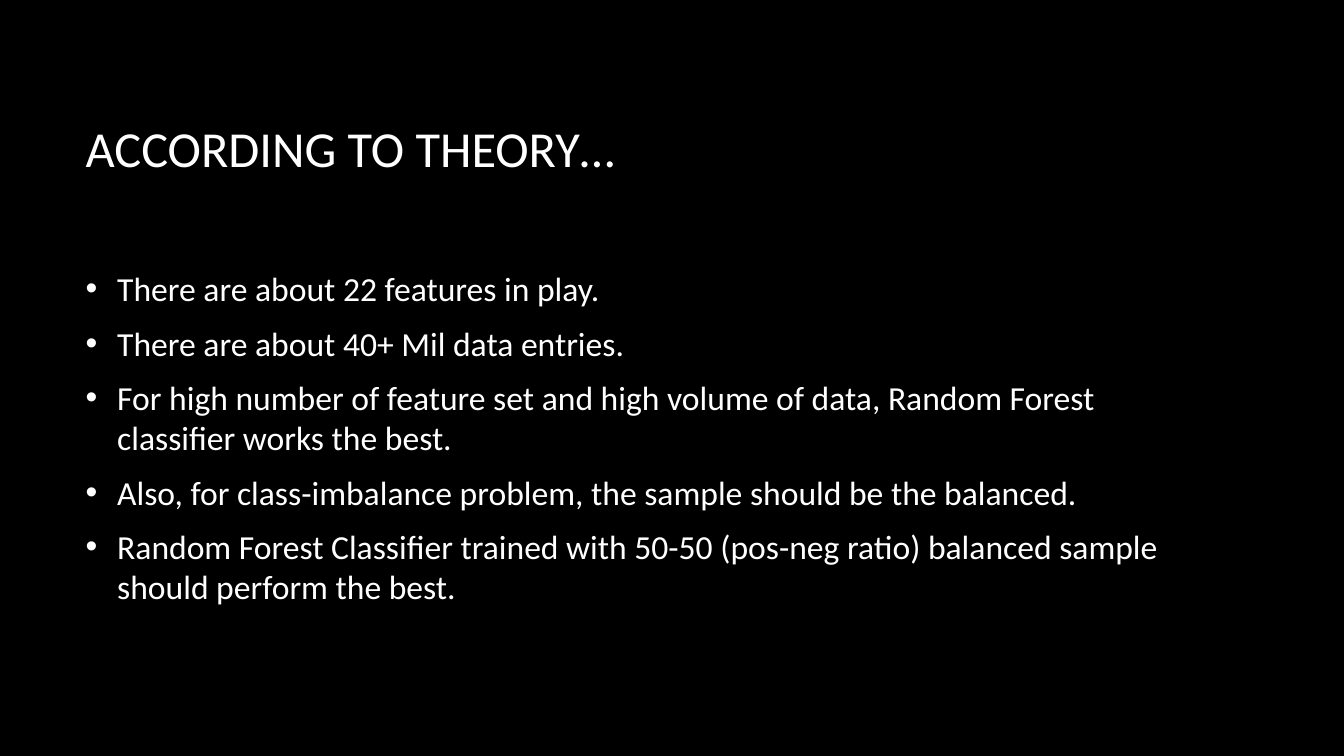
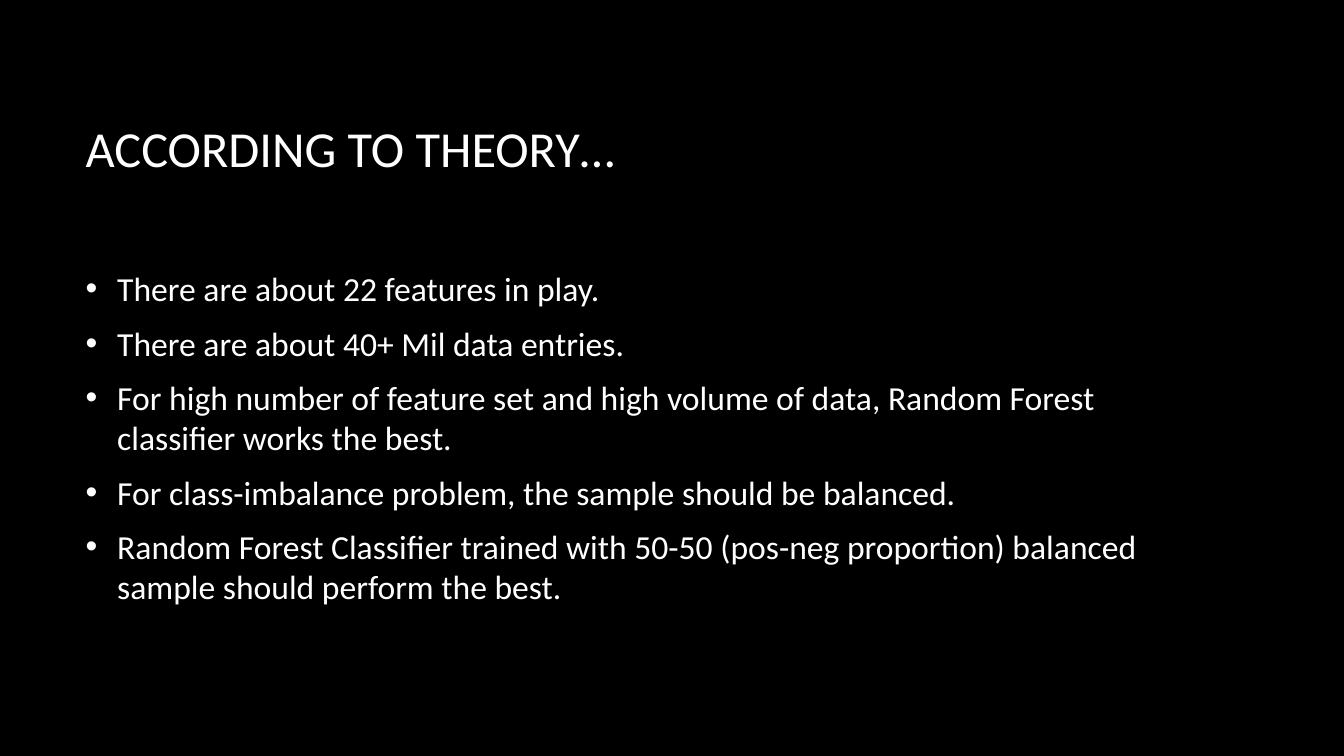
Before and after one commit to ameeshbaxi/data_science_workshop, a slide deck: slide 7 of capstone_project/slides/predict_ctr_abaxi.pptx. Drawn at 1344x756 pixels with LibreOffice and Linux fonts; fonts in the diff are those of the drawing; background and template pictures are left out. Boxes give left, top, right and bottom in pixels: in the first picture for what was removed or moved away, otherwise in the second. Text is boxed around its words. In the diff, an @@ line names an element or a change of style, - is before the commit and + after.

```diff
--- a/capstone_project/slides/predict_ctr_abaxi.pptx
+++ b/capstone_project/slides/predict_ctr_abaxi.pptx
@@ text at <box>117,481,1136,605</box>: text changed @@
-• Also, for class-imbalance problem, the sample should be the balanced.
-• Random Forest Classifier trained with 50-50 (pos-neg ratio) balanced sample should perform the best.
+• For class-imbalance problem, the sample should be balanced.
+• Random Forest Classifier trained with 50-50 (pos-neg proportion) balanced sample should perform the best.
```
Also in this commit, not shown: 14 other slides changed, 2 slides added, 1 other file.
